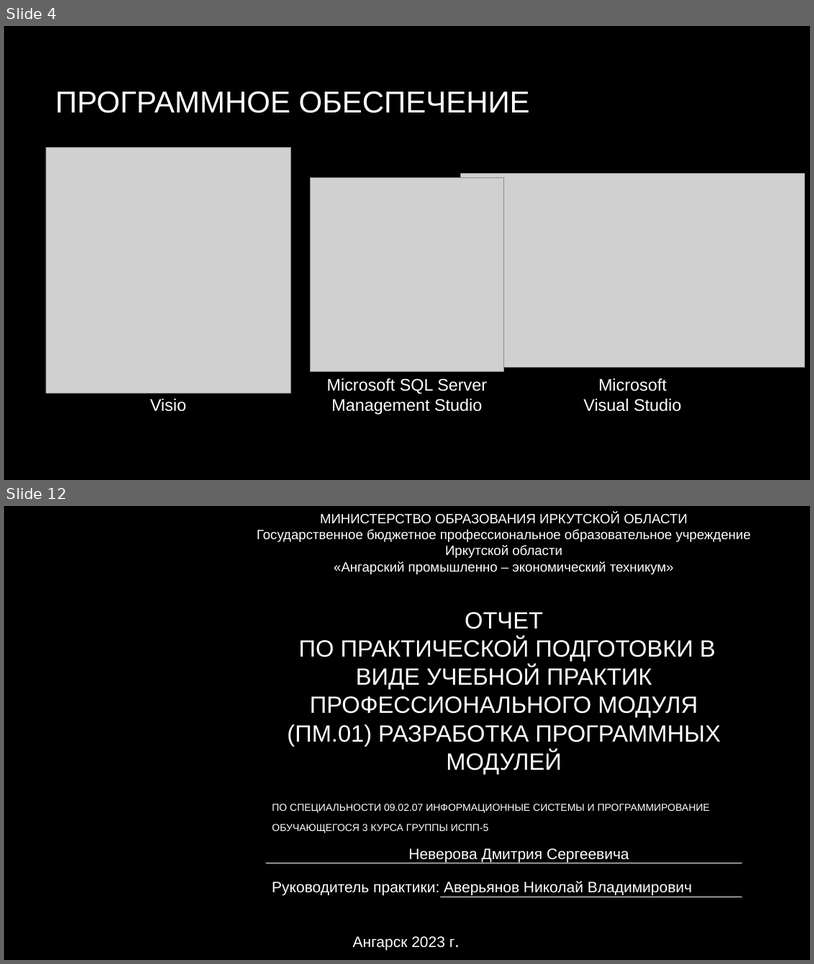
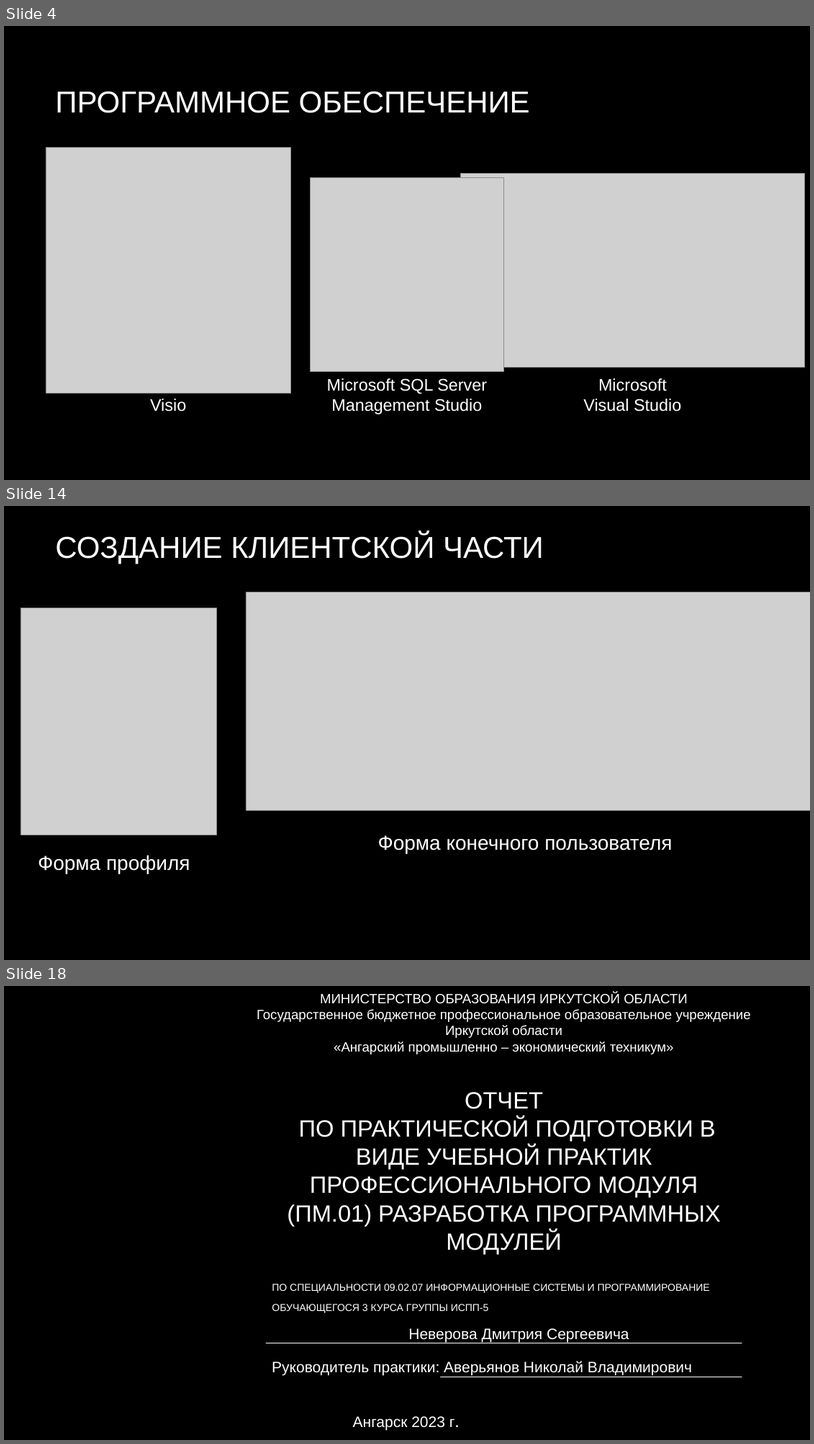
Before and after one commit to APET138/ISPP-5, a slide deck: Охрана квартир.pptx. Shown one above the other, each under a label of ours: slides 4 and 12 before the commit, slides 4, 14 and 18 after it; the slides between them are not shown. The pictures are 814x964 and 814x1444 pixels, drawn with LibreOffice and Linux fonts; fonts in the diff are those of the drawing; grey boxes stand for pictures; background and template pictures are left out. Boxes give left, top, right and bottom in pixels: in the first picture for what was removed or moved away, otherwise in the second. Text is boxed around its words. In the diff, an @@ line names an element or a change of style, - is before the commit and + after.

```diff
--- a/Охрана квартир.pptx
+++ b/Охрана квартир.pptx
@@ slide 14 added at box(4, 506, 810, 960), background picture (left out) @@
@@ title added at box(55, 534, 544, 564), 36 pt, text #FFFFFF @@
+СОЗДАНИЕ КЛИЕНТСКОЙ ЧАСТИ
@@ picture added at box(246, 592, 810, 810) @@
@@ picture added at box(21, 608, 216, 834) @@
@@ text added at box(378, 835, 672, 853), 24 pt, text #FFFFFF @@
+Форма конечного пользователя
@@ text added at box(38, 854, 190, 873), 24 pt, text #FFFFFF @@
+Форма профиля
@@ what was slide 12 is now slide 18 @@
```
Also in this commit, not shown: 7 slides changed, 7 other slides added, 2 slides removed, 2 other files.
